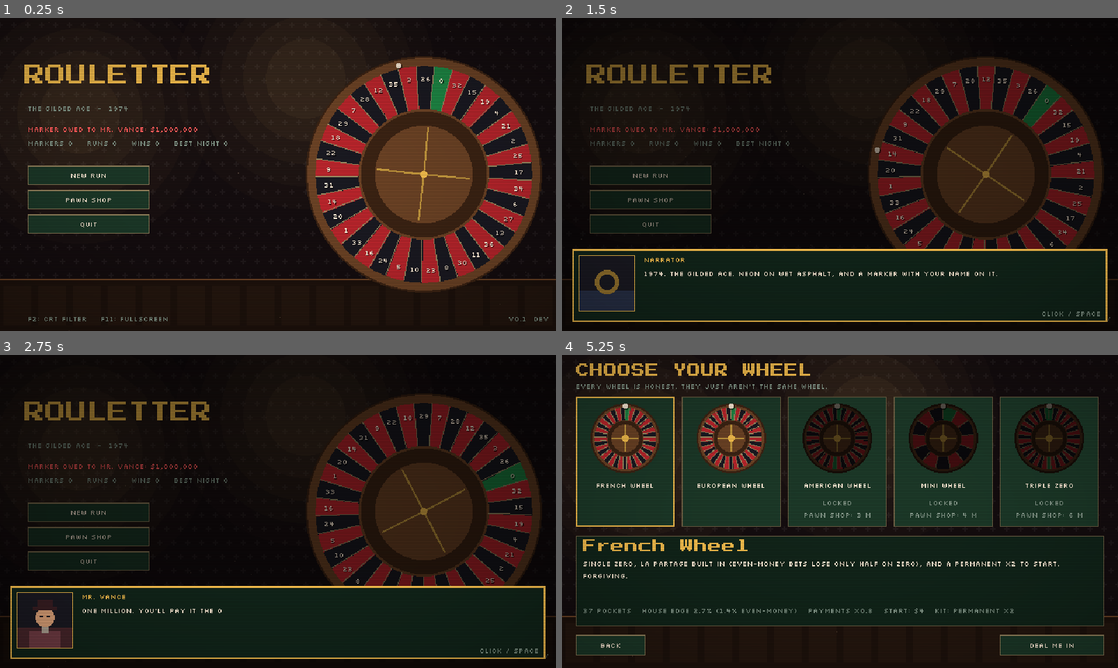
Above: before the commit, frames 1-4 (two rows, left to right).
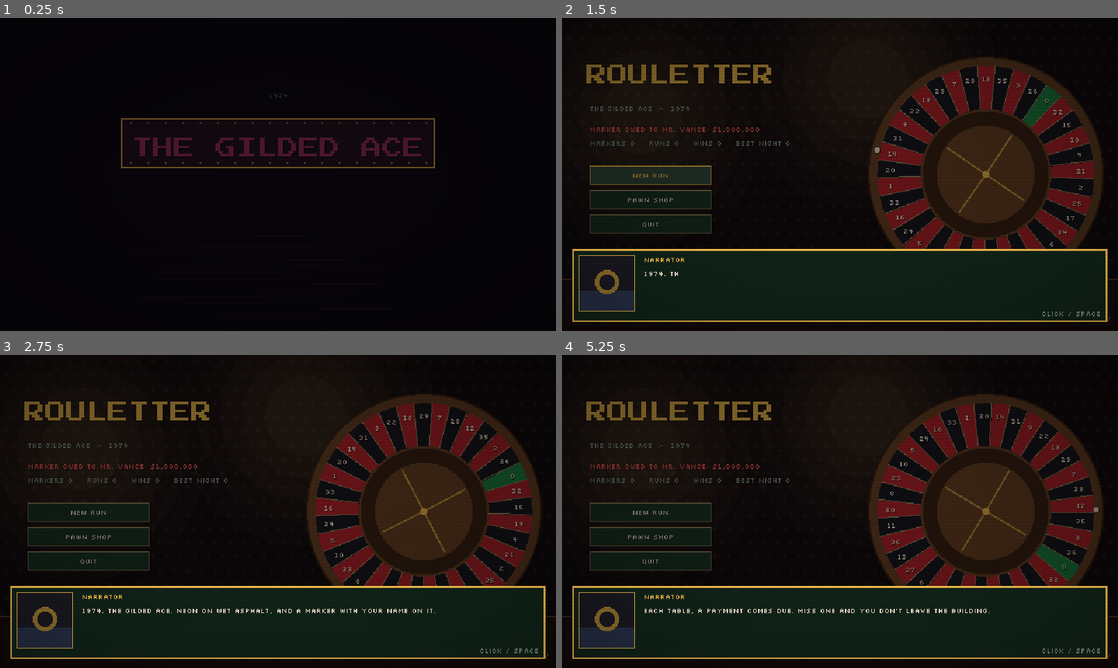
Above: after the commit, the same moments.

Repository: sugnauk/Rouletter
Game: Godot game, scene res://scenes/main.tscn
The game is run twice, just before and just after one commit, with the same random seed, the same clock (stepped at 60 frames per second) and the same inputs.
Inputs (mouse positions are in pixels of both pictures, inside the frame that each line leads up to):
- Up to frame 1 (0.25 s): no input
- Up to frame 2 (1.5 s): click (650, 174) at 0.5 s, where only the run before the commit has a clickable "New Run"; click "New Run" at 1.25 s
- Up to frame 3 (2.75 s): click "Pawn Shop" at 2 s
- Up to frame 4 (5.25 s): click "Pawn Shop" at 2.75 s; click "New Run" at 3.5 s; click "Pawn Shop" at 4.25 s; tap Enter at 5, 5.1 s; move the mouse to (962, 495) at 5.02 s; click (962, 495) at 5.17 s

The runs differ from the first frame. In frame 1, 47% of the frame differs, in the area x 0-100%, y 0-100%; in frame 2, 0.4%; in frame 3, 1.2%; in frame 4, 48%, in the area x 0-100%, y 2-98%.

Commit message:
Title card, themed loading cards between screens, boot splash and styled web loading page
Co-Authored-By: Claude Opus 5.5 <noreply@anthropic.com>
Claude-Session: https://claude.ai/code/session_013q6d3yRkHgTahmnKYGjD8n

Diff:
--- a/core/game.gd
+++ b/core/game.gd
@@ -7,6 +7,7 @@
 
 var run = RunState.new()
 var profile = Profile.new()
+var fast_ui := false   ## smoke runs: skip the title card and loading cards
 
 
 func _ready() -> void:
@@ -14,7 +15,11 @@
 	for a in OS.get_cmdline_user_args():
 		if a.begins_with("profile="):
 			profile.save_path = a.substr(8)
+		elif a == "splash":
+			fast_ui = true
+			add_child(load("res://tools/make_splash.gd").new())
 		elif a.begins_with("smoke="):
+			fast_ui = true
 			var driver: Node = load("res://tools/ui_smoke.gd").new()
 			driver.set("out_dir", a.substr(6))
 			add_child(driver)
--- a/project.godot
+++ b/project.godot
@@ -14,6 +14,10 @@
 run/main_scene="res://scenes/main.tscn"
 config/features=PackedStringArray("4.7", "Forward Plus")
 config/icon="res://icon.svg"
+boot_splash/bg_color=Color(0.027451, 0.0196078, 0.0392157, 1)
+boot_splash/image="res://assets/splash.png"
+boot_splash/fullsize=true
+boot_splash/use_filter=false
 
 [autoload]
 
--- a/scenes/main.gd
+++ b/scenes/main.gd
@@ -6,12 +6,14 @@
 const DialogueBox := preload("res://scenes/ui/dialogue_box.gd")
 const Backdrop := preload("res://scenes/ui/backdrop.gd")
 const FxLayer := preload("res://scenes/ui/fx.gd")
+const Transition := preload("res://scenes/ui/transition.gd")
 const Story := preload("res://core/story.gd")
 const Content := preload("res://core/content.gd")
 const RunState := preload("res://core/run_state.gd")
 const Profile := preload("res://core/profile.gd")
 
 const SCREENS := {
+	"card": preload("res://scenes/screens/card_screen.gd"),
 	"title": preload("res://scenes/screens/title_screen.gd"),
 	"select": preload("res://scenes/screens/select_screen.gd"),
 	"table": preload("res://scenes/screens/table_screen.gd"),
@@ -29,6 +31,8 @@
 var dialogue
 var fx
 var crt: CanvasLayer
+var transition
+var fast_ui := false
 var shake_t := 0.0
 var shake_amt := 0.0
 var pending_lines: Array = []
@@ -42,6 +46,7 @@
 	if game != null:
 		run = game.run
 		profile = game.profile
+		fast_ui = game.fast_ui
 	else:
 		run = RunState.new()
 		profile = Profile.new()
@@ -77,10 +82,15 @@
 	rect.material = mat
 	crt.add_child(rect)
 	add_child(crt)
+	var tl := CanvasLayer.new()
+	tl.layer = 9
+	transition = Transition.new()
+	tl.add_child(transition)
+	add_child(tl)
 	run.changed.connect(_on_run_changed)
 	run.table_cleared.connect(_on_table_cleared)
 	run.run_ended.connect(_on_run_ended)
-	show_screen("title")
+	show_screen("title" if fast_ui else "card")
 
 
 func _recenter() -> void:
@@ -100,19 +110,49 @@
 	screens[n].call("refresh")
 
 
+## Switch screens behind a themed loading card (title + subtitle), or instantly when the
+## card is empty or the UI runs in fast mode. Queued story lines play once the card lifts.
+func go(n: String, title: String = "", subtitle: String = "", accent: Color = P.GOLD) -> void:
+	if title == "" or fast_ui:
+		show_screen(n)
+		_flush_lines()
+		return
+	transition.play(title, subtitle, func():
+		show_screen(n)
+		_flush_lines.call_deferred(), accent)
+
+
+func _flush_lines() -> void:
+	if not pending_lines.is_empty():
+		var lines := pending_lines
+		pending_lines = []
+		say(lines)
+
+
+## The card shown before a table: night and table name, or the Enforcer's name and rule.
+func table_card() -> Array:
+	if run.table.boss:
+		var e: Dictionary = Content.ENFORCERS[run.table.enforcer]
+		return ["NIGHT %d" % (run.night + 1), "%s  -  %s" % [e.name, e.desc], P.DANGER]
+	return ["NIGHT %d" % (run.night + 1), "%s table  -  pay %d" % [run.table_name(), run.table.target], P.GOLD]
+
+
 ## Go wherever the run's phase says, then play any queued story lines.
 func route() -> void:
 	match run.phase:
 		RunState.Phase.TABLE:
-			show_screen("table")
+			var card := table_card()
+			go("table", card[0], card[1], card[2])
 		RunState.Phase.SHOP:
-			show_screen("shop")
+			var names := []
+			for v in run.shop.vendors:
+				names.append(Content.VENDORS[v].name)
+			go("shop", "THE CAGE", " and ".join(names) + " are open", P.GOLD)
 		_:
-			show_screen("end")
-	if not pending_lines.is_empty():
-		var lines := pending_lines
-		pending_lines = []
-		say(lines)
+			if run.phase == RunState.Phase.VICTORY:
+				go("end", "PAID IN FULL", "Mr. Vance almost smiles", P.GOOD)
+			else:
+				go("end", "LAST CALL", "The marker stays on the books", P.DANGER)
 
 
 func begin_flow() -> void:
@@ -128,7 +168,8 @@
 func start_run(wheel: String) -> void:
 	run.start_run(int(Time.get_unix_time_from_system()) ^ randi(), wheel, profile.unlocked)
 	Sfx.play("click")
-	show_screen("table")
+	var card := table_card()
+	go("table", card[0], card[1], card[2])
 
 
 func _on_table_cleared(info: Dictionary) -> void:
--- /dev/null
+++ b/scenes/screens/card_screen.gd
@@ -0,0 +1,101 @@
+extends Control
+## Opening title card: a dark street in 1974, the Gilded Ace's neon sign stuttering on, then
+## "Mr. Vance presents ROULETTER". Any click or key skips straight to the title screen.
+
+const P := preload("res://scenes/ui/palette.gd")
+const Art := preload("res://scenes/ui/art.gd")
+
+const LENGTH := 4.2
+## Neon power pattern for the sign while it warms up: [start, end) windows where it's lit.
+const FLICKER := [[0.9, 1.0], [1.08, 1.12], [1.3, 1.5], [1.56, 1.6]]
+const STEADY := 1.7
+
+var main
+var t := 0.0
+var done := false
+var last_on := false
+var show_skip := true   ## off when rendering the boot splash image
+
+
+func setup() -> void:
+	mouse_filter = Control.MOUSE_FILTER_STOP
+
+
+func refresh() -> void:
+	t = 0.0
+	done = false
+	last_on = false
+
+
+func _process(delta: float) -> void:
+	if not visible or done:
+		return
+	t += delta
+	var on := _sign_on()
+	if on and not last_on:
+		Sfx.play("click")
+	last_on = on
+	if t >= LENGTH:
+		_finish()
+	queue_redraw()
+
+
+func _sign_on() -> bool:
+	if t >= STEADY:
+		return true
+	for w in FLICKER:
+		if t >= w[0] and t < w[1]:
+			return true
+	return false
+
+
+func _gui_input(event: InputEvent) -> void:
+	if event is InputEventMouseButton and event.pressed:
+		_finish()
+		accept_event()
+
+
+func _unhandled_input(event: InputEvent) -> void:
+	if visible and not done and event is InputEventKey and event.pressed:
+		_finish()
+		get_viewport().set_input_as_handled()
+
+
+func _finish() -> void:
+	if done:
+		return
+	done = true
+	main.go("title")
+
+
+func _fade(start: float, dur: float = 0.5) -> float:
+	return clampf((t - start) / dur, 0.0, 1.0)
+
+
+func _draw() -> void:
+	# Cover the whole window, not just the 640x360 frame.
+	draw_rect(Rect2(-4000, -4000, 8640, 8360), Color("#07050a"))
+	var c := Vector2(320, 150)
+	# Wet asphalt: a few reflected streaks that pick up the sign's colour once it is lit.
+	var on := _sign_on()
+	var glow := 1.0 if on else 0.0
+	for i in range(14):
+		var y := 250.0 + i * 7.0
+		var w := 60.0 + (i * 37) % 140
+		var x := 320.0 - w / 2.0 + sin(i * 1.7) * 90.0
+		draw_rect(Rect2(x, y, w, 1), Color(1.0, 0.31, 0.64, 0.05 + 0.10 * glow * (1.0 - i / 14.0)))
+	Art.text(self, P.font(), Vector2(320, 92), "1974", 8, Color(P.DIM, _fade(0.1)), true)
+	# The sign: a dark frame with the lettering inside.
+	var frame := Rect2(c.x - 180, c.y - 34, 360, 56)
+	draw_rect(frame, Color("#120a10"))
+	draw_rect(frame, Color(P.GOLD.darkened(0.5), 0.9), false, 2.0)
+	for i in range(18):
+		var bx := frame.position.x + 10 + i * 20
+		var lit := on and (int(t * 6.0) + i) % 3 != 0
+		draw_rect(Rect2(bx, frame.position.y + 4, 2, 2), P.GOLD if lit else P.GOLD.darkened(0.7))
+		draw_rect(Rect2(bx, frame.end.y - 6, 2, 2), P.GOLD if lit else P.GOLD.darkened(0.7))
+	Art.neon(self, c, "THE GILDED ACE", 24, Color("#ff4fa3"), 1.0, 1.0 if on else 0.0)
+	Art.text(self, P.font(), Vector2(320, 214), "MR. VANCE PRESENTS", 8, Color(P.CREAM, _fade(2.2)), true)
+	Art.neon(self, Vector2(320, 238), "ROULETTER", 16, P.GOLD, _fade(2.8, 0.4))
+	if show_skip:
+		Art.text(self, P.font(), Vector2(320, 344), "CLICK TO SKIP", 8, Color(P.DIM, 0.6 * _fade(0.5)), true)
--- a/scenes/ui/art.gd
+++ b/scenes/ui/art.gd
@@ -208,3 +208,16 @@
 	p = p.round()
 	ci.draw_string(font, p + Vector2(1, 1), s, HORIZONTAL_ALIGNMENT_LEFT, -1, size, Color(0, 0, 0, 0.7 * col.a))
 	ci.draw_string(font, p, s, HORIZONTAL_ALIGNMENT_LEFT, -1, size, col)
+
+
+## Centred neon lettering in the title font with a soft glow. `on` < 1 dims it (flicker).
+static func neon(ci: CanvasItem, centre: Vector2, s: String, size: int, col: Color, alpha: float = 1.0, on: float = 1.0) -> void:
+	var font := P.title_font()
+	var w := font.get_string_size(s, HORIZONTAL_ALIGNMENT_LEFT, -1, size).x
+	var p := (centre - Vector2(w / 2.0, -size / 2.0)).round()
+	var lit: Color = col.lerp(col.darkened(0.7), 1.0 - on)
+	if on > 0.5:
+		for d in [Vector2(-2, 0), Vector2(2, 0), Vector2(0, -2), Vector2(0, 2)]:
+			ci.draw_string(font, p + d, s, HORIZONTAL_ALIGNMENT_LEFT, -1, size, Color(col, 0.18 * alpha * on))
+	ci.draw_string(font, p + Vector2(1, 1), s, HORIZONTAL_ALIGNMENT_LEFT, -1, size, Color(0, 0, 0, 0.6 * alpha))
+	ci.draw_string(font, p, s, HORIZONTAL_ALIGNMENT_LEFT, -1, size, Color(lit, alpha))
--- /dev/null
+++ b/scenes/ui/transition.gd
@@ -0,0 +1,126 @@
+extends Control
+## Themed loading card between screens: fades to black, shows a title, subtitle and a rotating
+## tip or quote, swaps the screen underneath, then fades back in. Click / Space / Enter skips.
+## Lives on its own CanvasLayer under the CRT so it covers the whole window.
+
+const P := preload("res://scenes/ui/palette.gd")
+const Art := preload("res://scenes/ui/art.gd")
+
+const FADE := 0.18
+const HOLD := 0.75
+
+const TIPS := [
+	"The wheel is honest. The felt is where you win.",
+	"A losing bet costs its value off the spin's Take.",
+	"Permanent chips are never lost. They score every hit.",
+	"Covering everything scores nothing. Pick your shots.",
+	"Splits, corners and lines sit on the felt's edges.",
+	"The Pit Boss takes his price in chips off your next stack.",
+	"Clear takes every bet back. Your layout repeats each spin.",
+	"\"The house edge is patience.\" - Mr. Vance",
+	"\"Green is my favourite colour, darling.\" - Madame Oro",
+	"\"Nobody comes back from upstairs.\" - Big Sal",
+]
+
+var title := ""
+var subtitle := ""
+var tip := ""
+var accent: Color = P.GOLD
+var alpha := 0.0
+var t := 0.0
+var stage := 0          ## 0 idle, 1 fading in, 2 holding, 3 fading out
+var mid: Callable
+var tip_i := 0
+
+
+func _ready() -> void:
+	set_anchors_and_offsets_preset(Control.PRESET_FULL_RECT)
+	mouse_filter = Control.MOUSE_FILTER_IGNORE
+	tip_i = randi() % TIPS.size()
+
+
+func busy() -> bool:
+	return stage != 0
+
+
+## Show a card; `swap` runs while the screen is fully covered.
+func play(title_in: String, subtitle_in: String, swap: Callable, accent_in: Color = P.GOLD) -> void:
+	if stage != 0:
+		# Already covering: run the swap now and just update the card text.
+		swap.call()
+		title = title_in
+		subtitle = subtitle_in
+		accent = accent_in
+		return
+	title = title_in
+	subtitle = subtitle_in
+	accent = accent_in
+	tip_i = (tip_i + 1) % TIPS.size()
+	tip = TIPS[tip_i]
+	mid = swap
+	stage = 1
+	t = 0.0
+	mouse_filter = Control.MOUSE_FILTER_STOP
+
+
+func _process(delta: float) -> void:
+	if stage == 0:
+		return
+	t += delta
+	match stage:
+		1:
+			alpha = clampf(t / FADE, 0.0, 1.0)
+			if t >= FADE:
+				if mid.is_valid():
+					mid.call()
+				mid = Callable()
+				stage = 2
+				t = 0.0
+		2:
+			alpha = 1.0
+			if t >= HOLD:
+				_out()
+		3:
+			alpha = 1.0 - clampf(t / FADE, 0.0, 1.0)
+			if t >= FADE:
+				stage = 0
+				alpha = 0.0
+				mouse_filter = Control.MOUSE_FILTER_IGNORE
+	queue_redraw()
+
+
+func _out() -> void:
+	stage = 3
+	t = 0.0
+
+
+func _gui_input(event: InputEvent) -> void:
+	if stage == 2 and event is InputEventMouseButton and event.pressed:
+		_out()
+		accept_event()
+
+
+func _unhandled_input(event: InputEvent) -> void:
+	if stage != 0 and event is InputEventKey and event.pressed and event.keycode in [KEY_SPACE, KEY_ENTER, KEY_KP_ENTER, KEY_ESCAPE]:
+		if stage == 2:
+			_out()
+		get_viewport().set_input_as_handled()
+
+
+func _draw() -> void:
+	if alpha <= 0.0:
+		return
+	var a := alpha
+	draw_rect(Rect2(Vector2.ZERO, size), Color(0.035, 0.02, 0.025, a))
+	var c := (size / 2.0).floor()
+	# Thin gold rules framing the card, like a casino matchbook.
+	var w := 300.0
+	draw_rect(Rect2(c.x - w / 2.0, c.y - 46, w, 1), Color(accent, 0.8 * a))
+	draw_rect(Rect2(c.x - w / 2.0, c.y + 34, w, 1), Color(accent, 0.8 * a))
+	for x in [c.x - w / 2.0 - 6, c.x + w / 2.0 + 2]:
+		draw_rect(Rect2(x, c.y - 49, 4, 4), Color(accent, a))
+		draw_rect(Rect2(x, c.y + 32, 4, 4), Color(accent, a))
+	Art.neon(self, Vector2(c.x, c.y - 12), title, 16, accent, a)
+	if subtitle != "":
+		Art.text(self, P.font(), Vector2(c.x, c.y + 14), subtitle.to_upper(), 8, Color(P.CREAM, a), true)
+	Art.text(self, P.font(), Vector2(c.x, c.y + 56), tip.to_upper(), 8, Color(P.DIM, a), true)
--- /dev/null
+++ b/tools/make_splash.gd
@@ -0,0 +1,40 @@
+extends Node
+## Renders the boot splash (res://assets/splash.png) from the title card's final frame.
+## Runs inside the game (autoloads available); needs a real renderer:
+##   godot --path . --resolution 640x360 -- splash profile=user://smoke_profile.json
+
+const Card := preload("res://scenes/screens/card_screen.gd")
+
+var frames := 0
+var card
+
+
+func _ready() -> void:
+	card = Card.new()
+	card.t = Card.LENGTH - 0.2
+	card.done = true
+	card.show_skip = false
+	card.set_process(false)
+	var layer := CanvasLayer.new()
+	layer.layer = 100
+	var holder := Control.new()
+	holder.set_anchors_and_offsets_preset(Control.PRESET_FULL_RECT)
+	layer.add_child(holder)
+	holder.add_child(card)
+	add_child(layer)
+
+
+func _process(_delta: float) -> void:
+	frames += 1
+	card.position = ((get_viewport().get_visible_rect().size - Vector2(640, 360)) / 2.0).floor()
+	card.size = Vector2(640, 360)
+	card.queue_redraw()
+	if frames == 8:
+		var img := get_viewport().get_texture().get_image()
+		var vs := get_viewport().get_visible_rect().size
+		var scale: float = img.get_width() / vs.x
+		var crop := Rect2i((card.position * scale).round(), (Vector2(640, 360) * scale).round())
+		img = img.get_region(crop)
+		img.resize(640, 360, Image.INTERPOLATE_NEAREST)
+		print("splash saved: ", img.save_png("res://assets/splash.png") == OK)
+		get_tree().quit()
--- a/tools/ui_smoke.gd
+++ b/tools/ui_smoke.gd
@@ -62,7 +62,15 @@
 		[14.4, func(): shot("09_game_over")],
 		[14.5, func(): main.show_screen("pawn")],
 		[14.8, func(): shot("10_pawn")],
-		[15.0, func(): get_tree().quit()],
+		[14.9, func():
+			main.fast_ui = false
+			main.show_screen("card")],
+		[17.6, func(): shot("11_title_card")],
+		[17.7, func():
+			main.screens.card.done = true
+			main.go("title", "NIGHT 2", "High Roller table  -  pay 28")],
+		[18.3, func(): shot("12_loading_card")],
+		[19.6, func(): get_tree().quit()],
 	]
 	while step < plan.size() and t >= plan[step][0]:
 		plan[step][1].call()
Binary file added: assets/splash.png
Not shown, added: assets/splash.png.import
Not shown, changed: export_presets.cfg
Not shown, added: scenes/screens/card_screen.gd.uid
Not shown, added: scenes/ui/transition.gd.uid
Not shown, added: tools/make_splash.gd.uid
